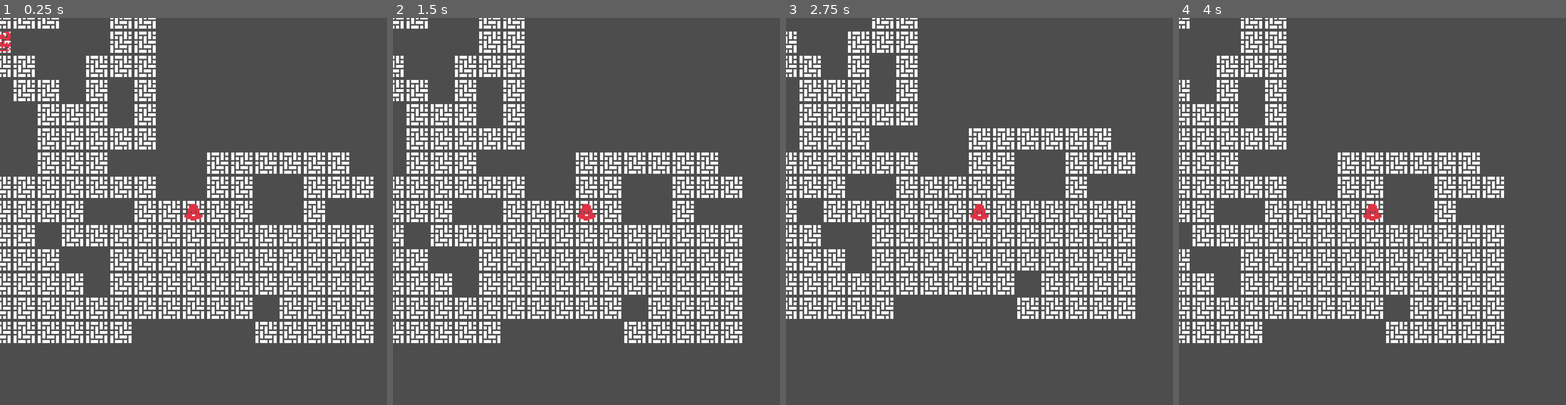
Above: before the commit, frames 1-4 (left to right).
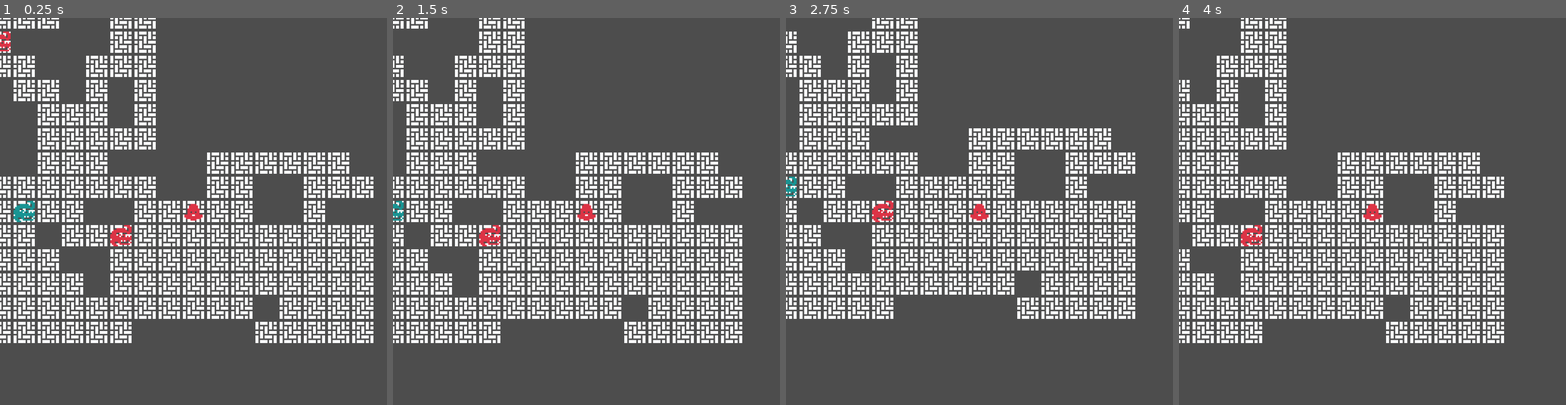
Above: after the commit, the same moments.

Repository: jimkang/throng
Game: Godot game, scene res://throng_root_node.tscn
Same seed, same stepped clock (60 frames per second), same inputs: the game is played once before the commit and once after it.
Inputs:
- Up to frame 1 (0.25 s): no input
- Up to frame 2 (1.5 s): tap Enter at 0.5 s; hold Right (ui_right) 0.53-1.28 s; tap Space at 1.25 s; hold Down (ui_down) from 1.28 s (still down)
- Up to frame 3 (2.75 s): tap Enter at 2 s; release Down (ui_down) at 2.03 s; hold Right (ui_right) from 2.03 s (still down)
- Up to frame 4 (4 s): tap Space at 2.75 s; release Right (ui_right) at 2.78 s; hold Up (ui_up) 2.78-3.53 s; tap Enter at 3.5 s; hold Left (ui_left) from 3.53 s (still down)

The runs differ from the first frame. In frame 1, 0.4% of the frame differs, in the area x 3-34%, y 47-59%; in frame 2, 0.3%; in frame 3, 0.3%; in frame 4, 0.2%.

Commit message:
Keep camera at the center of the throng, even if the throng is dispersed.

Diff:
--- /dev/null
+++ b/geometry_lib.gd
@@ -0,0 +1,22 @@
+class_name Geometry
+extends Node
+
+static func find_box_center(points: Array) -> Vector2i:
+	var box = find_box(points)
+	return box.get_center()
+
+static func find_box(points: Array) -> Rect2i:
+	var leftmost = null
+	var rightmost = null
+	var topmost = null
+	var bottommost = null
+	for point: Vector2i in points:
+		if leftmost == null || point.x < leftmost:
+			leftmost = point.x
+		if rightmost == null || point.x > rightmost:
+			rightmost = point.x
+		if topmost == null || point.y < topmost:
+			topmost = point.y
+		if bottommost == null || point.y > bottommost:
+			bottommost = point.y
+	return Rect2i(leftmost, topmost, rightmost - leftmost, bottommost - topmost)
--- a/map_gen.gd
+++ b/map_gen.gd
@@ -38,7 +38,7 @@
 	var connectors = connect_points(ref_points, root_pt, dest_pt, Map_Gen.connect_points_linear)# connect_points_stepwise)
 	var branch_pts = [root_pt] + connectors + [dest_pt]
 	var diagonal_fills = get_diagonal_fills(ref_points, branch_pts)
-	print(root_pt, ' to ', dest_pt, ' branch_pts: ', branch_pts, ' fills: ', diagonal_fills)
+	#print(root_pt, ' to ', dest_pt, ' branch_pts: ', branch_pts, ' fills: ', diagonal_fills)
 	return branch_pts + diagonal_fills
 
 
@@ -63,7 +63,7 @@
 
 	for x in range(x_min, x_max + 1):
 		non_dupe_append(connectors, ref_array, Vector2i(x, float_pt_b.y))
-	print(float_pt_a, ' to ', float_pt_b, ' stepwise connectors: ', connectors)
+	#print(float_pt_a, ' to ', float_pt_b, ' stepwise connectors: ', connectors)
 	return connectors
 
 static func connect_points_linear(float_pt_a: Vector2, float_pt_b: Vector2, steps: int, ref_array: Array):
--- a/throng.gd
+++ b/throng.gd
@@ -43,7 +43,6 @@
 	individuals.sort_custom(sort_fn)
 
 	var moved_individuals = []
-	var part_of_throng_moved = false
 	var last_individual_did_move = false
 	for individual in individuals:
 		if last_individual_did_move:
@@ -60,7 +59,12 @@
 		individual.sync_presentation()
 
 	if moved_individuals.size() > 0:
-		self.position += move
+		self.position = get_center_of_group(individuals)
+
+func get_center_of_group(group: Array) -> Vector2:
+	var positions = group.map(func (member): return member.position)
+	print('group positions: ', positions, ' center: ', Geometry.find_box_center(positions))
+	return Vector2(Geometry.find_box_center(positions))
 
 func add(individual: Node):
 	if not individual.get_meta('individual'):
--- a/throng_root_node.gd
+++ b/throng_root_node.gd
@@ -50,7 +50,7 @@
 		print('is NOT class')
 	throng.position = player.position
 
-	for i in 2:
+	for i in 5:
 		var alligator = Alligator.instantiate()
 		var alligator_location = Vector2(possible_individual_locations.pick_random())
 		alligator.position = (alligator_location + half_unit_vec) * tile_size
--- a/throng_root_node.tscn
+++ b/throng_root_node.tscn
@@ -6,6 +6,7 @@
 [ext_resource type="PackedScene" uid="uid://b0ml1ekw8bqkw" path="res://individual.tscn" id="2_pxdvf"]
 [ext_resource type="Script" path="res://map_gen.gd" id="3_ipuia"]
 [ext_resource type="Script" path="res://collision_lib.gd" id="6_c0q8j"]
+[ext_resource type="Script" path="res://geometry_lib.gd" id="7_o33ad"]
 
 [node name="throng_root_node" type="Node2D"]
 script = ExtResource("1_q6lao")
@@ -31,3 +32,6 @@
 script = ExtResource("6_c0q8j")
 
 [node name="sprite_root" type="Node2D" parent="."]
+
+[node name="geometry_lib" type="Node" parent="."]
+script = ExtResource("7_o33ad")
Not shown: 1 places in throng_root_node.tscn that only renumber resources
